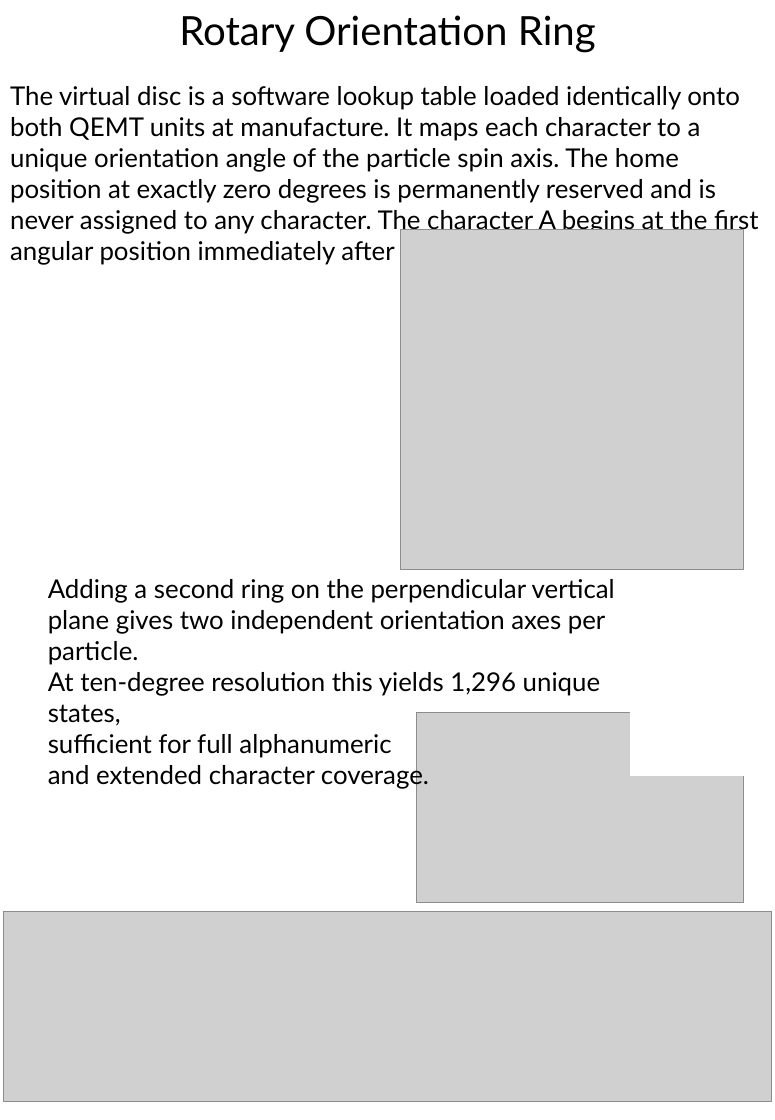
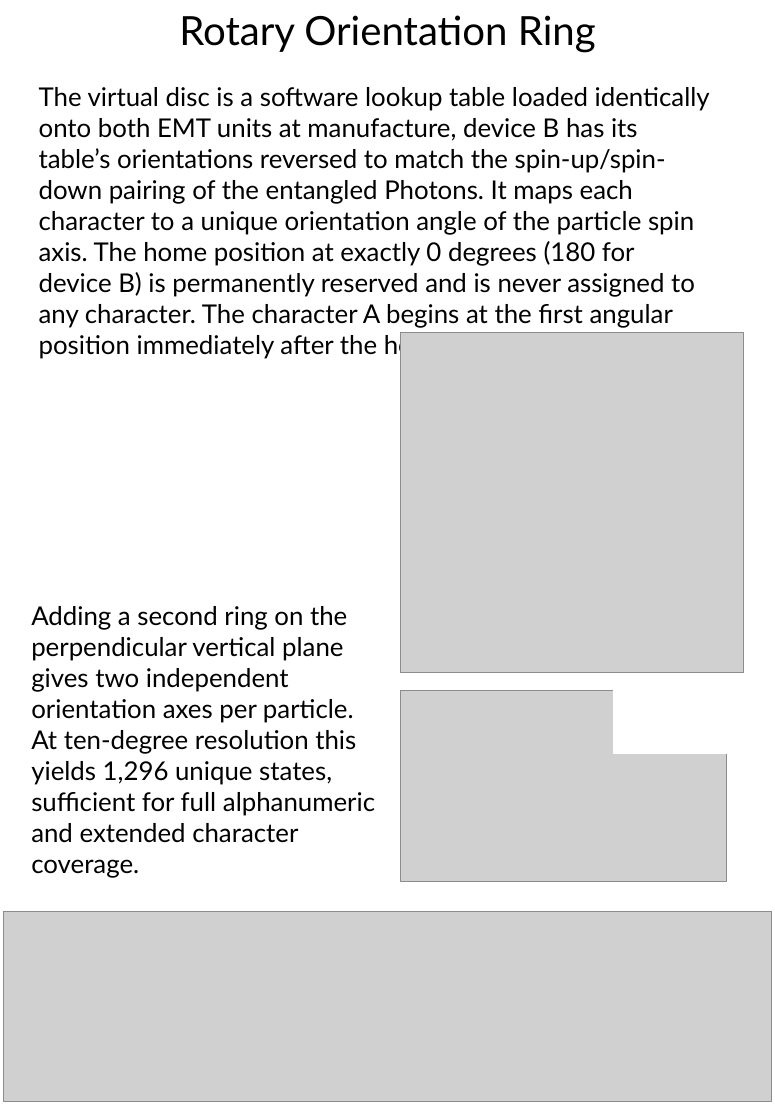
Before and after one commit to DansDesigns/EMT, a slide deck: slide 3 of QuantumEntangledMultiplexingTranceiver.pptx. Drawn at 775x1120 pixels with LibreOffice and Linux fonts; fonts in the diff are those of the drawing; grey boxes stand for pictures. Boxes give left, top, right and bottom in pixels: in the first picture for what was removed or moved away, otherwise in the second. Text is boxed around its words. In the diff, an @@ line names an element or a change of style, - is before the commit and + after.

```diff
--- a/QuantumEntangledMultiplexingTranceiver.pptx
+++ b/QuantumEntangledMultiplexingTranceiver.pptx
@@ text at (39,87,710,359): text changed @@
-The virtual disc is a software lookup table loaded identically onto both QEMT units at manufacture. It maps each character to a unique orientation angle of the particle spin axis. The home position at exactly zero degrees is permanently reserved and is never assigned to any character. The character A begins at the first angular position immediately after the home zone.
+The virtual disc is a software lookup table loaded identically onto both EMT units at manufacture, device B has its table’s orientations reversed to match the spin-up/spin-down pairing of the entangled Photons. It maps each character to a unique orientation angle of the particle spin axis. The home position at exactly 0 degrees (180 for device B) is permanently reserved and is never assigned to any character. The character A begins at the first angular position immediately after the home zone.
@@ picture: place and size @@
-picture at (400,229,743,569)
+picture at (400,332,743,672)
@@ text "Adding a second ring on ..." rewrapped from (48,579,615,789) to (31,606,375,878) @@
@@ rectangle: place and size @@
-rectangle at (631,706,744,774)
+rectangle at (615,684,727,752)
@@ picture: place and size @@
-picture at (416,712,743,902)
+picture at (400,690,726,880)
```
Also in this commit, not shown: 14 other slides changed.
